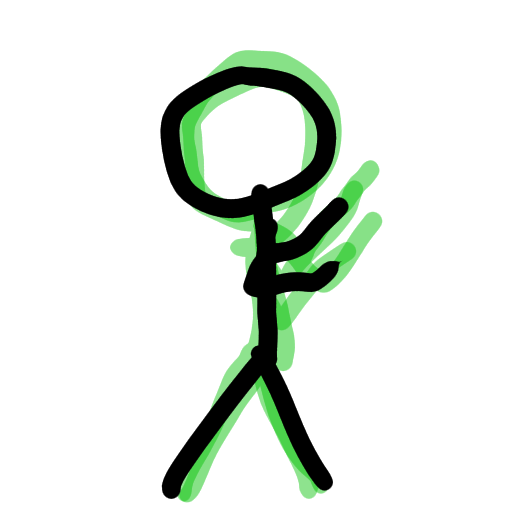
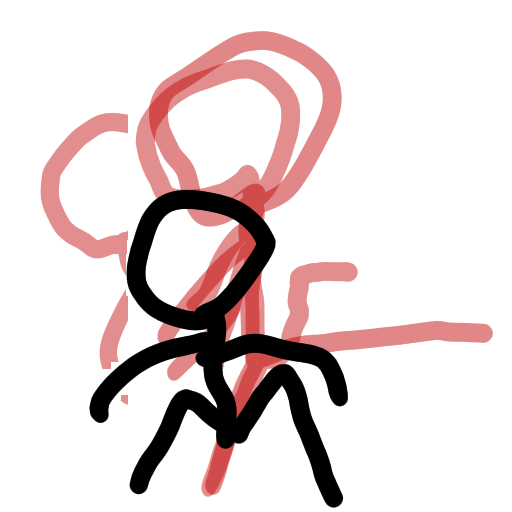
The second 512px x 512px image is a revision of the first. Changes to its layers:
pixels changed over [40, 31, 493, 508] (layer not identified)
